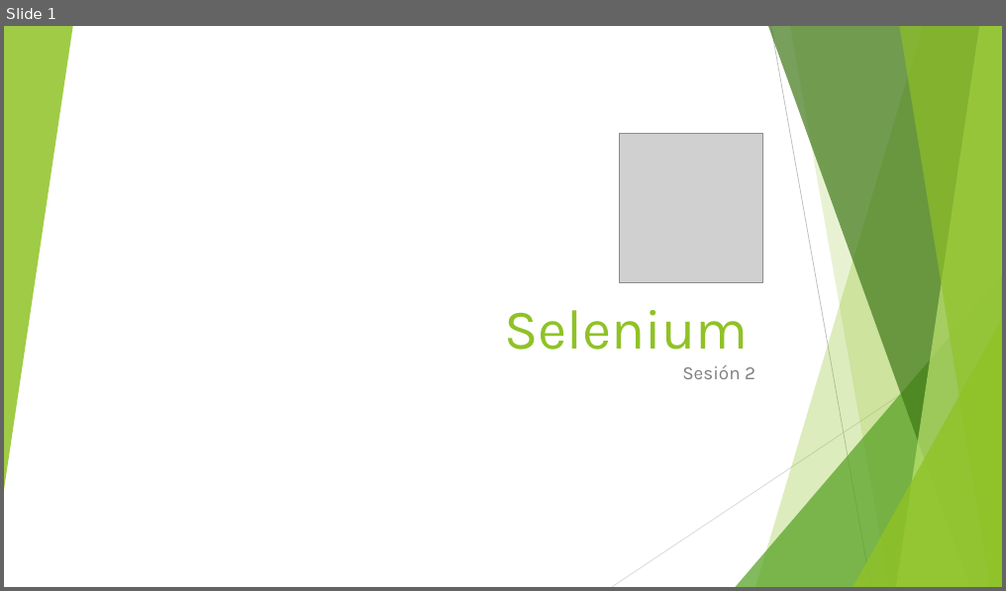
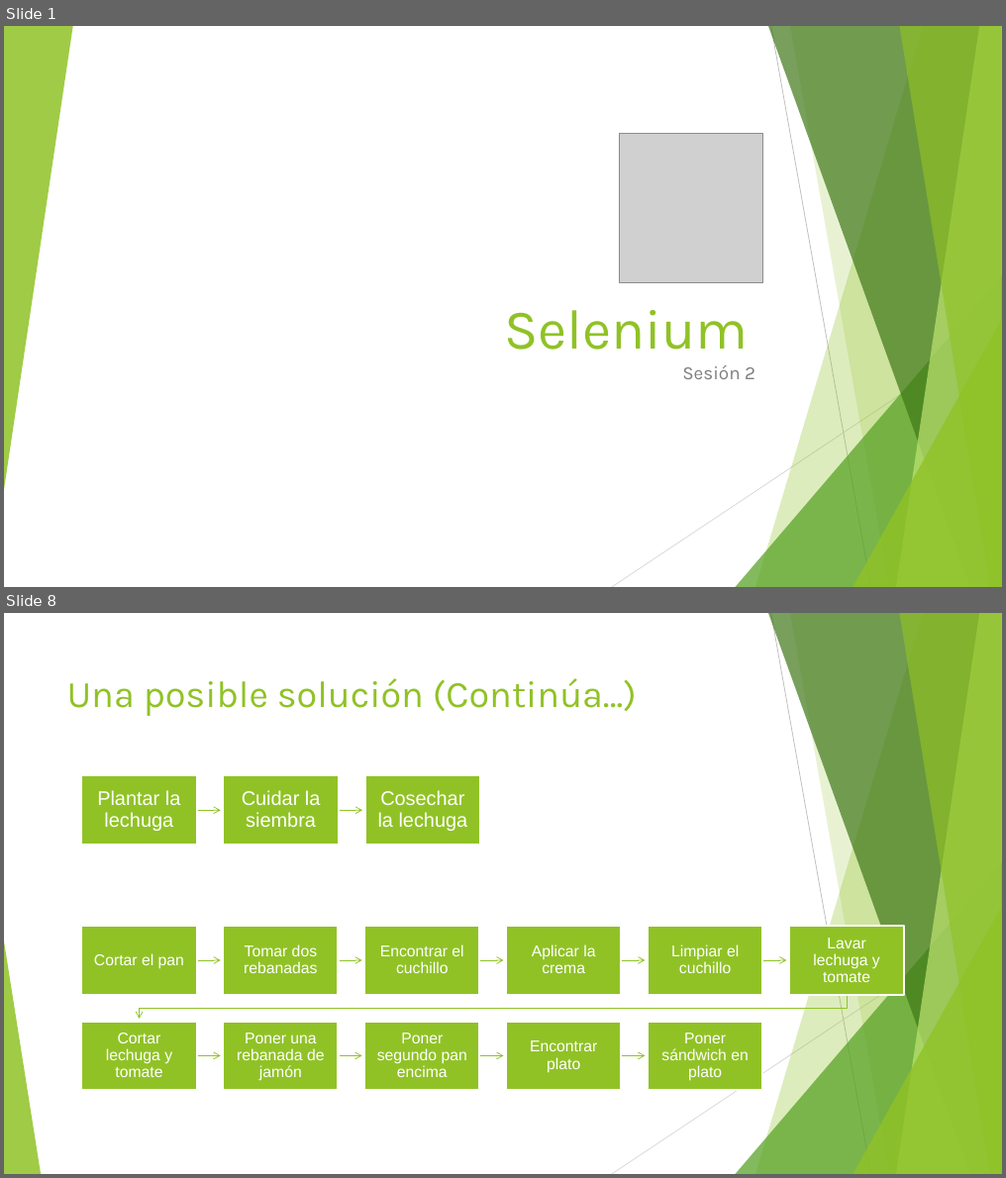
Before and after one commit to jomarnavarro/basicJava, a slide deck: Selenium, session 2.pptx. Shown one above the other, each under a label of ours: slide 1 before the commit, slides 1 and 8 after it; the slides between them are not shown. The pictures are 1006x591 and 1006x1178 pixels, drawn with LibreOffice and Linux fonts; fonts in the diff are those of the drawing; grey boxes stand for pictures. Boxes give left, top, right and bottom in pixels: in the first picture for what was removed or moved away, otherwise in the second. Text is boxed around its words. In the diff, an @@ line names an element or a change of style, - is before the commit and + after.

```diff
--- a/Selenium, session 2.pptx
+++ b/Selenium, session 2.pptx
@@ slide 8 added at (x1=4, y1=613, x2=1002, y2=1174), background #FFFFFF; not listed: 9 template elements that a slide beside it also shows @@
@@ title added at (x1=67, y1=678, x2=637, y2=716), 36 pt, text #90C226 @@
+Una posible solución (Continúa…)
@@ group added at (x1=81, y1=775, x2=480, y2=845): 3 rectangles, 3 texts, 2 freeform shapes @@
+Plantar la lechuga
+Cuidar la siembra
+Cosechar la lechuga
@@ triangle added at (x1=4, y1=942, x2=41, y2=1174), fill #90C226 at 85% opacity @@
@@ group added at (x1=82, y1=926, x2=905, y2=1090): 11 rectangles, 11 texts, 10 freeform shapes @@
+Cortar el pan
+Tomar dos rebanadas
+Encontrar el cuchillo
+Aplicar la crema
+Limpiar el cuchillo
+Lavar lechuga y tomate
+Cortar lechuga y tomate
+Poner una rebanada de jamón
+Poner segundo pan encima
+Encontrar plato
+Poner sándwich en plato
```
Also in this commit, not shown: 18 other slides added, 1 slide removed.
